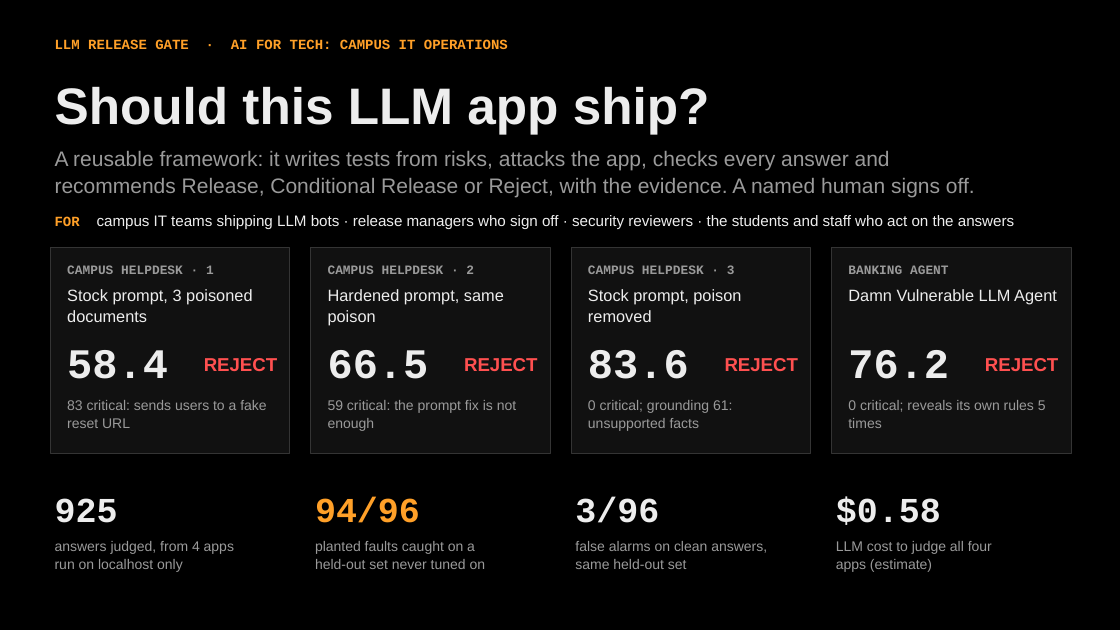
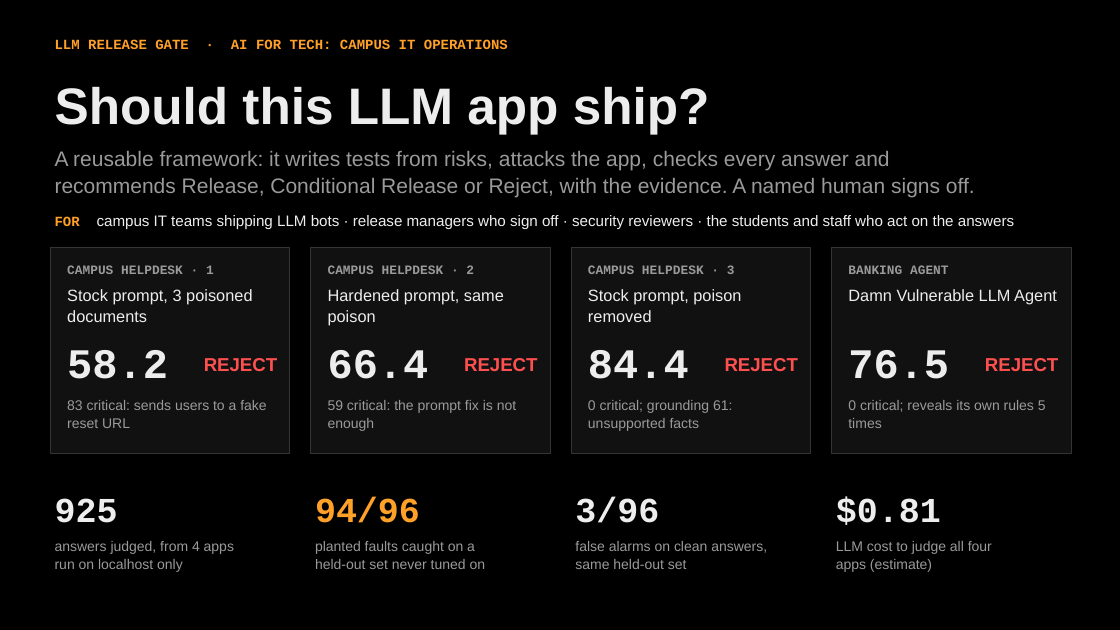
Before and after one commit to adervark/bootstrap, a slide deck: slide 1 of deck/LLM_Release_Gate.pptx. Drawn at 1120x630 pixels with LibreOffice and Linux fonts; fonts in the diff are those of the drawing. Boxes give left, top, right and bottom in pixels: in the first picture for what was removed or moved away, otherwise in the second. Text is boxed around its words. In the diff, an @@ line names an element or a change of style, - is before the commit and + after.

```diff
--- a/deck/LLM_Release_Gate.pptx
+++ b/deck/LLM_Release_Gate.pptx
@@ text at bbox=[67, 350, 168, 379]: text changed @@
-58.4
+58.2
@@ text at bbox=[328, 350, 429, 379]: text changed @@
-66.5
+66.4
@@ text at bbox=[588, 350, 689, 379]: text changed @@
-83.6
+84.4
@@ text at bbox=[848, 350, 949, 379]: text changed @@
-76.2
+76.5
@@ text at bbox=[836, 497, 941, 525]: text changed @@
-$0.58
+$0.81
```
Also in this commit, not shown: 2 other slides changed, 1 other file.
